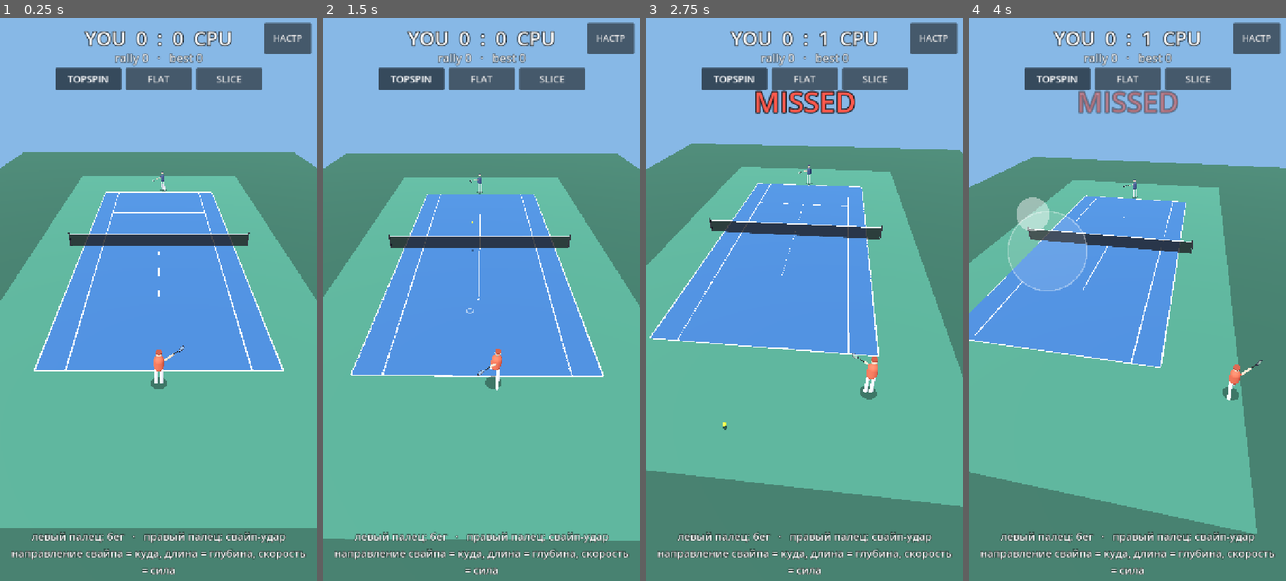
Above: before the commit, frames 1-4 (left to right).
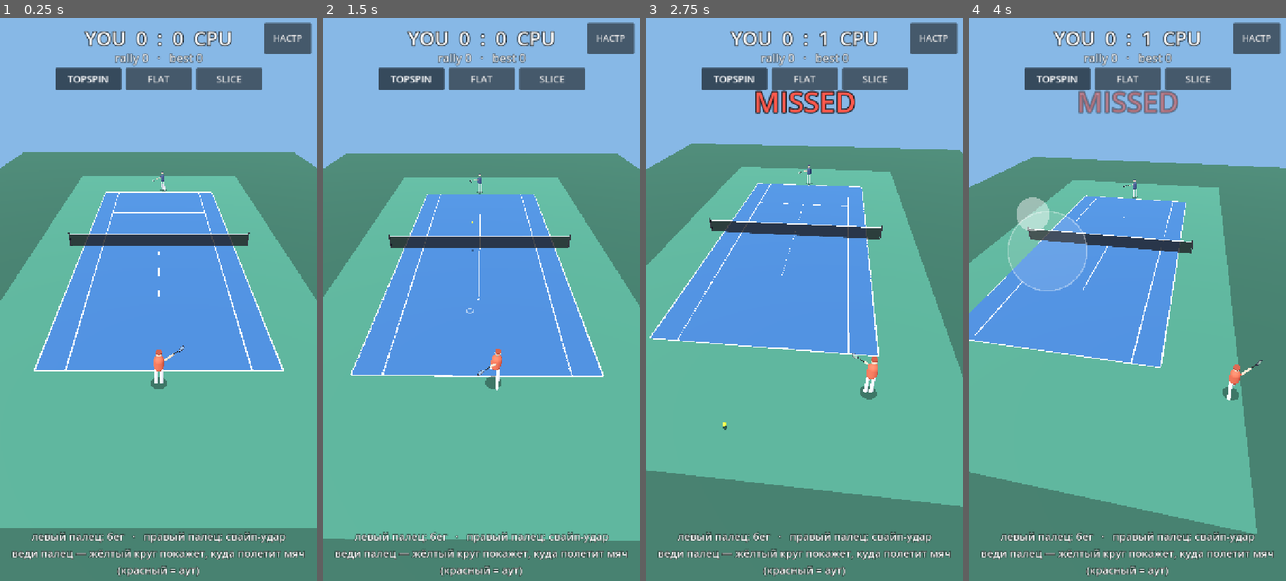
Above: after the commit, the same moments.

Repository: raqavifeb155-lgtm/tennisisi
Game: Godot game, scene res://scenes/main.tscn
The game is run twice, just before and just after one commit, with the same random seed, the same clock (stepped at 60 frames per second) and the same inputs.
Inputs (mouse positions are in pixels of both pictures, inside the frame that each line leads up to):
- Up to frame 1 (0.25 s): no input
- Up to frame 2 (1.5 s): click "TOPSPIN" at 0.5 s; move the mouse to (551, 271) at 1.27 s; hold D from 1.28 s (still down); click (551, 271) at 1.42 s
- Up to frame 3 (2.75 s): release D at 2 s; drag from (741, 327) to (788, 412) at 2.02 s
- Up to frame 4 (4 s): move the mouse to (1159, 175) at 2.77 s; hold D 2.78-3.5 s; drag from (1111, 412) to (1032, 215) at 3.52 s

The runs differ from the first frame. In frame 1, 1.1% of the frame differs, in the area x 3-97%, y 94-100%; in frame 2, 1.1%; in frame 3, 1.1%; in frame 4, 1.1%.

Commit message:
Add live aim marker while swiping and landing-spot feedback
Co-Authored-By: Claude Opus 5.5 <noreply@anthropic.com>
Claude-Session: https://claude.ai/code/session_017xpmu4SHJCUmomTaLARHZj

Diff:
--- a/scripts/hud.gd
+++ b/scripts/hud.gd
@@ -53,7 +53,7 @@
 	_popup_sub.modulate.a = 0.0
 
 	_hint = _label(24, HORIZONTAL_ALIGNMENT_CENTER)
-	_hint.text = "левый палец: бег   ·   правый палец: свайп-удар\nнаправление свайпа = куда, длина = глубина, скорость = сила"
+	_hint.text = "левый палец: бег   ·   правый палец: свайп-удар\nведи палец — жёлтый круг покажет, куда полетит мяч (красный = аут)"
 	_hint.set_anchors_preset(Control.PRESET_BOTTOM_WIDE)
 	_hint.offset_left = 16.0
 	_hint.offset_right = -16.0
@@ -244,6 +244,7 @@
 	_slider(v, "Автопомощь в беге", "assist", 0.0, 1.0, 0.05)
 	_slider(v, "Сила соперника", "ai_skill", 0.0, 1.0, 0.05)
 	_check(v, "Hit-stop на PERFECT", "hitstop")
+	_check(v, "Прицел при свайпе", "show_aim")
 	_check(v, "Маркер приземления", "show_landing")
 	_check(v, "Траектория мяча", "show_path")
 	_check(v, "Debug-текст", "show_debug_text")
--- a/scripts/main.gd
+++ b/scripts/main.gd
@@ -53,6 +53,15 @@
 var _hits_total := 0
 
 # Visual helpers
+const AIM_IN := Color(1.0, 0.92, 0.25, 0.9)
+const AIM_OUT := Color(1.0, 0.3, 0.25, 0.9)
+var _aim: MeshInstance3D
+var _aim_mat: StandardMaterial3D
+var _aim_hold := 0.0
+var _aim_line_target := Vector3.ZERO
+var _aim_line_im: ImmediateMesh
+var _land_dot: MeshInstance3D
+var _land_hold := 0.0
 var _path_mesh: MeshInstance3D
 var _path_im: ImmediateMesh
 var _landing: MeshInstance3D
@@ -108,6 +117,8 @@
 	hud = Hud.new()
 	add_child(hud)
 	hud.touch.swiped.connect(_on_swipe)
+	hud.touch.swipe_moved.connect(_on_swipe_moved)
+	hud.touch.swipe_ended.connect(_on_swipe_ended)
 	hud.shot_type_changed.connect(func(t: int) -> void: shot_type = t as ShotType)
 	hud.set_score(0, 0)
 
@@ -159,6 +170,61 @@
 	_landing.material_override = lm
 	_landing.visible = false
 	add_child(_landing)
+
+	# Aim marker: where the current swipe is aiming (yellow = in, red = out).
+	_aim = MeshInstance3D.new()
+	var am := TorusMesh.new()
+	am.inner_radius = 0.30
+	am.outer_radius = 0.42
+	am.rings = 28
+	am.ring_segments = 4
+	_aim.mesh = am
+	_aim.scale = Vector3(1.0, 0.05, 1.0)
+	_aim_mat = StandardMaterial3D.new()
+	_aim_mat.shading_mode = BaseMaterial3D.SHADING_MODE_UNSHADED
+	_aim_mat.transparency = BaseMaterial3D.TRANSPARENCY_ALPHA
+	_aim_mat.no_depth_test = true
+	_aim_mat.render_priority = 2
+	_aim_mat.albedo_color = AIM_IN
+	_aim.material_override = _aim_mat
+	_aim.visible = false
+	add_child(_aim)
+	var dot := MeshInstance3D.new()
+	var dm := CylinderMesh.new()
+	dm.top_radius = 0.09
+	dm.bottom_radius = 0.09
+	dm.height = 0.02
+	dot.mesh = dm
+	dot.material_override = _aim_mat
+	_aim.add_child(dot)
+
+	# Thin ground line from the player to the aim point.
+	_aim_line_im = ImmediateMesh.new()
+	var line := MeshInstance3D.new()
+	line.mesh = _aim_line_im
+	var lm2 := StandardMaterial3D.new()
+	lm2.shading_mode = BaseMaterial3D.SHADING_MODE_UNSHADED
+	lm2.transparency = BaseMaterial3D.TRANSPARENCY_ALPHA
+	lm2.no_depth_test = true
+	lm2.albedo_color = Color(1, 1, 1, 0.35)
+	line.material_override = lm2
+	add_child(line)
+
+	# Where the player's last shot actually landed.
+	_land_dot = MeshInstance3D.new()
+	var ld := CylinderMesh.new()
+	ld.top_radius = 0.16
+	ld.bottom_radius = 0.16
+	ld.height = 0.01
+	_land_dot.mesh = ld
+	var ldm := StandardMaterial3D.new()
+	ldm.shading_mode = BaseMaterial3D.SHADING_MODE_UNSHADED
+	ldm.transparency = BaseMaterial3D.TRANSPARENCY_ALPHA
+	ldm.no_depth_test = true
+	ldm.albedo_color = Color(1, 1, 1, 0.85)
+	_land_dot.material_override = ldm
+	_land_dot.visible = false
+	add_child(_land_dot)
 
 
 # --- Main loop --------------------------------------------------------------
@@ -290,16 +356,10 @@
 	var q_m := movement_quality(player.velocity.length())
 	var q := q_t * q_p * q_m
 
-	# Swipe -> intent. Direction = aim, length = depth, gesture speed = pace.
-	var fwd := maxf(-vec.y, 0.02)
-	var ang := rad_to_deg(atan2(vec.x, fwd))
-	var length := vec.length()
-	var pace_k := clampf((length / dur - 0.6) / 2.9, 0.0, 1.0)
-	var tx := clampf(ang / Tuning.swipe_side_angle, -1.6, 1.6) * (Court.SINGLES_HALF_WIDTH - 0.35)
-	var depth_k := (length - 0.05) / maxf(Tuning.swipe_deep_len - 0.05, 0.01)
-	var tz := -lerpf(4.2, Court.HALF_LENGTH - 0.7, clampf(depth_k, 0.0, 1.0))
-	if depth_k > 1.0:
-		tz -= (depth_k - 1.0) * 3.0
+	var intent := swipe_intent(vec, dur)
+	var tx: float = intent["tx"]
+	var tz: float = intent["tz"]
+	var pace_k: float = intent["pace_k"]
 	var pace: float
 	var top: float
 	match shot_type:
@@ -349,6 +409,39 @@
 		"side": "FH" if side > 0 else "BH", "speed": r.speed * 3.6, "elev": r.elevation_deg,
 		"target": Vector2(tx, tz), "type": Hud.SHOT_NAMES[shot_type],
 	}
+
+
+## Swipe -> intent. Direction = aim (absolute court x), length = depth, gesture speed = pace.
+func swipe_intent(vec: Vector2, dur: float) -> Dictionary:
+	var fwd := maxf(-vec.y, 0.02)
+	var ang := rad_to_deg(atan2(vec.x, fwd))
+	var length := vec.length()
+	var tx := clampf(ang / Tuning.swipe_side_angle, -1.6, 1.6) * (Court.SINGLES_HALF_WIDTH - 0.35)
+	var depth_k := (length - 0.05) / maxf(Tuning.swipe_deep_len - 0.05, 0.01)
+	var tz := -lerpf(4.2, Court.HALF_LENGTH - 0.7, clampf(depth_k, 0.0, 1.0))
+	if depth_k > 1.0:
+		tz -= (depth_k - 1.0) * 3.0
+	return {"tx": tx, "tz": tz, "pace_k": clampf((length / dur - 0.6) / 2.9, 0.0, 1.0)}
+
+
+func _on_swipe_moved(vec: Vector2) -> void:
+	if not Tuning.show_aim:
+		return
+	var it := swipe_intent(vec, 1.0)
+	_set_aim(Vector3(it["tx"], 0.0, it["tz"]))
+	_aim_hold = INF
+
+
+func _on_swipe_ended() -> void:
+	_aim_hold = 0.6  # keep the aim visible briefly so it can be compared with the landing spot
+
+
+func _set_aim(p: Vector3) -> void:
+	_aim.visible = true
+	_aim.global_position = Vector3(p.x, 0.012, p.z)
+	var inside := Court.is_in_singles(Vector3(p.x, 0.0, p.z), -1, 0.0)
+	_aim_mat.albedo_color = AIM_IN if inside else AIM_OUT
+	_aim_line_target = p
 
 
 func _miss(reason: String) -> void:
@@ -483,6 +576,10 @@
 		return
 	bounces += 1
 	var receiver_half := 1 if last_hitter == Who.CPU else -1
+	if bounces == 1 and last_hitter == Who.PLAYER and Tuning.show_aim:
+		_land_dot.global_position = Vector3(pos.x, 0.01, pos.z)
+		_land_dot.visible = true
+		_land_hold = 1.2
 	if bounces == 1:
 		if not Court.is_in_singles(pos, receiver_half, BallPhysics.RADIUS):
 			_end_point(_other(last_hitter), "NET" if net_touched else "OUT")
@@ -580,6 +677,25 @@
 
 
 func _update_helpers() -> void:
+	var rd := 1.0 / maxf(Engine.get_frames_per_second(), 30.0)
+	if _aim_hold != INF:
+		_aim_hold -= rd
+		if _aim_hold <= 0.0:
+			_aim.visible = false
+	if _land_hold > 0.0:
+		_land_hold -= rd
+		_land_dot.visible = _land_hold > 0.0
+	_aim_line_im.clear_surfaces()
+	if _aim.visible:
+		var a := player.global_position + Vector3(0, 0.012, 0)
+		var b := Vector3(_aim_line_target.x, 0.012, _aim_line_target.z)
+		_aim_line_im.surface_begin(Mesh.PRIMITIVE_LINES)
+		var n := 24
+		for i in n:
+			if i % 2 == 0:
+				_aim_line_im.surface_add_vertex(a.lerp(b, float(i) / n))
+				_aim_line_im.surface_add_vertex(a.lerp(b, float(i + 1) / n))
+		_aim_line_im.surface_end()
 	var show_landing := Tuning.show_landing and incoming != null and bounces == 0 and not incoming.bounce_points.is_empty()
 	_landing.visible = show_landing
 	if show_landing:
--- a/scripts/touch_input.gd
+++ b/scripts/touch_input.gd
@@ -6,6 +6,8 @@
 ## Desktop fallback: WASD / arrows to move, mouse drag on the right half to swipe.
 
 signal swiped(vec: Vector2, duration: float)
+signal swipe_moved(vec: Vector2)   # live, while the finger is down (for the aim marker)
+signal swipe_ended
 
 const JOY_RADIUS := 90.0
 const MIN_SWIPE := 0.035  # fraction of screen height
@@ -72,6 +74,7 @@
 			move_vector = v
 		elif d.index == _swipe_index:
 			_swipe_points.append(d.position)
+			swipe_moved.emit((d.position - _swipe_start) / size_px.y)
 		queue_redraw()
 
 
@@ -81,6 +84,7 @@
 	_trail = _swipe_points.duplicate()
 	_trail.append(end_pos)
 	_trail_fade = 1.0
+	swipe_ended.emit()
 	if vec.length() >= MIN_SWIPE:
 		swiped.emit(vec, dur)
 
--- a/scripts/tuning.gd
+++ b/scripts/tuning.gd
@@ -30,6 +30,7 @@
 var hitstop := true
 var show_path := false
 var show_landing := true
+var show_aim := true           # aim marker while swiping + where the shot landed
 var show_debug_text := false
 
 
